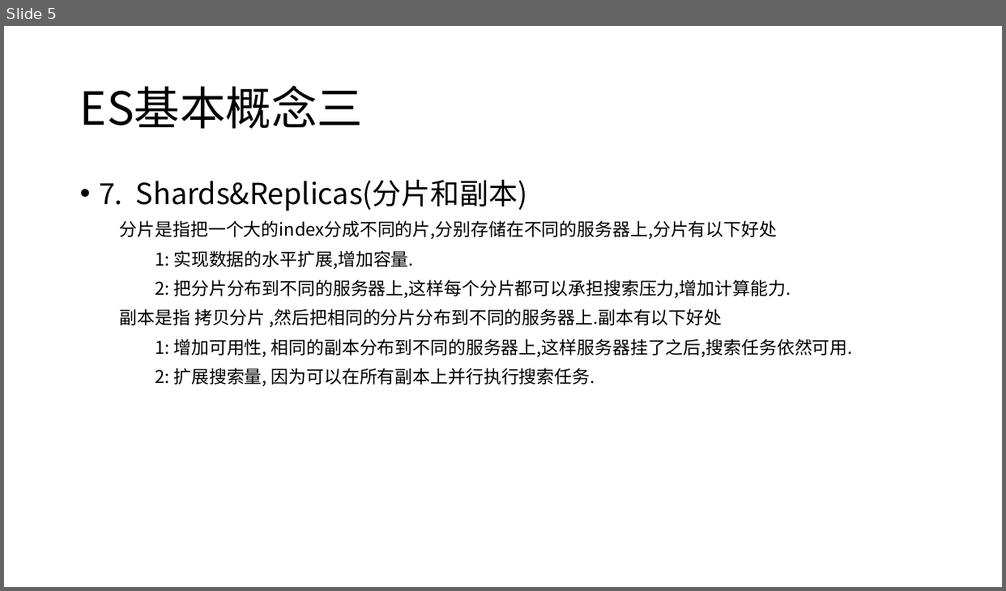
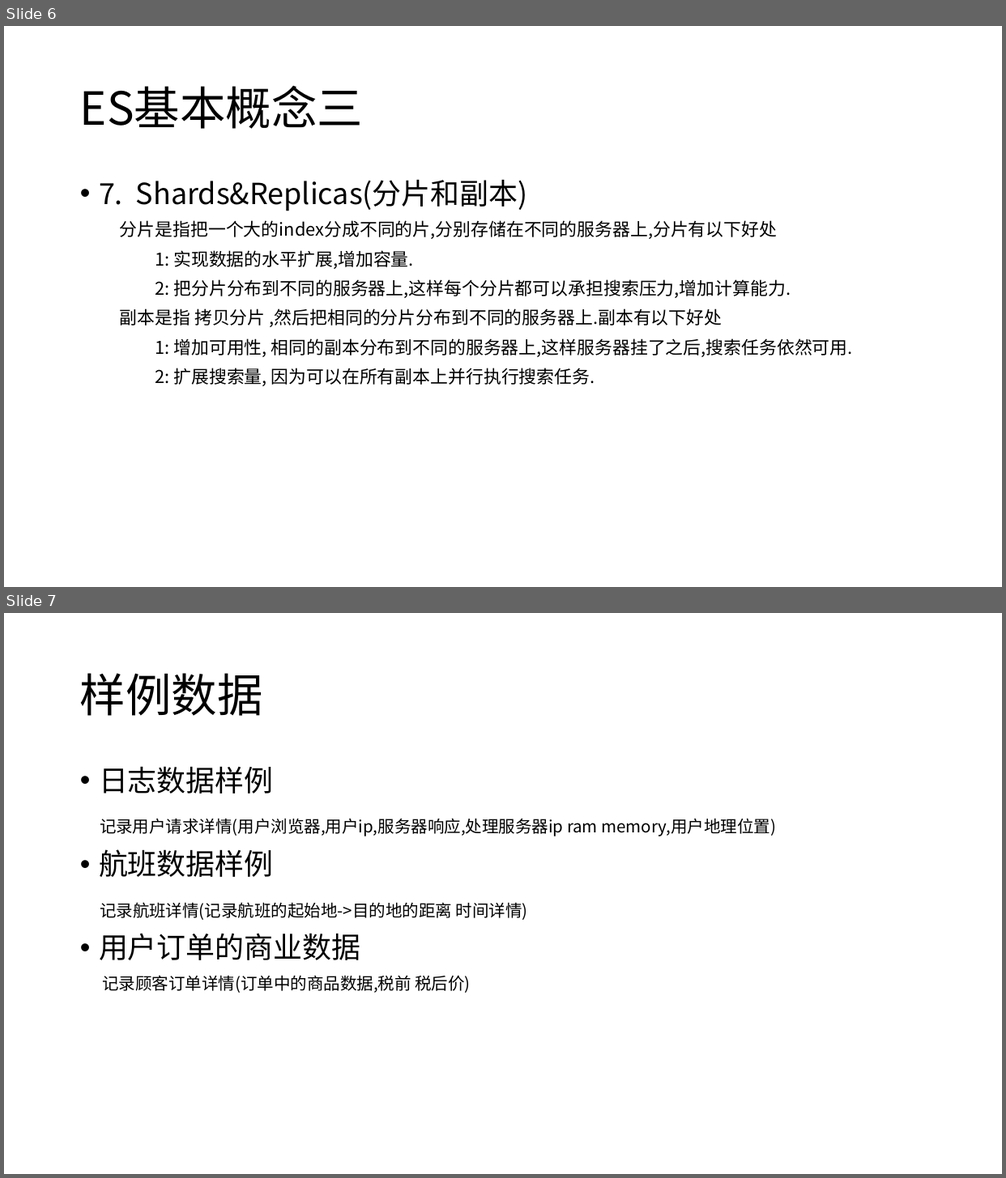
Before and after one commit to wangyang602117818/learning, a slide deck: elasticsearch/basic.pptx. Shown one above the other, each under a label of ours: slide 5 before the commit, slides 6 and 7 after it. The pictures are 1006x591 and 1006x1178 pixels, drawn with LibreOffice and Linux fonts; fonts in the diff are those of the drawing. Boxes give left, top, right and bottom in pixels: in the first picture for what was removed or moved away, otherwise in the second. Text is boxed around its words. In the diff, an @@ line names an element or a change of style, - is before the commit and + after.

```diff
--- a/elasticsearch/basic.pptx
+++ b/elasticsearch/basic.pptx
@@ slide 7 added at (x1=4, y1=613, x2=1002, y2=1174), background #FFFFFF @@
@@ title added at (x1=80, y1=673, x2=263, y2=716), 44 pt, text #000000 @@
+样例数据
@@ text added at (x1=99, y1=766, x2=776, y2=993), 16 pt, text #000000 @@
+• 日志数据样例
+记录用户请求详情(用户浏览器,用户ip,服务器响应,处理服务器ip ram memory,用户地理位置)
+• 航班数据样例
+记录航班详情(记录航班的起始地->目的地的距离 时间详情)
+• 用户订单的商业数据
+记录顾客订单详情(订单中的商品数据,税前 税后价)
@@ what was slide 5 is now slide 6 @@
```
Also in this commit, not shown: 1 slide changed, 1 other slide added, 1 slide removed, 1 other file.
